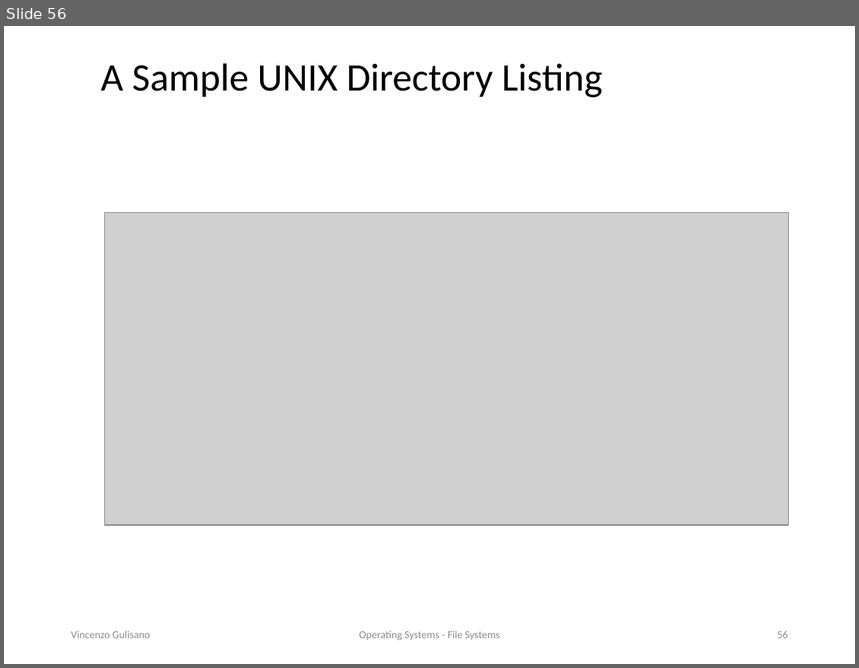
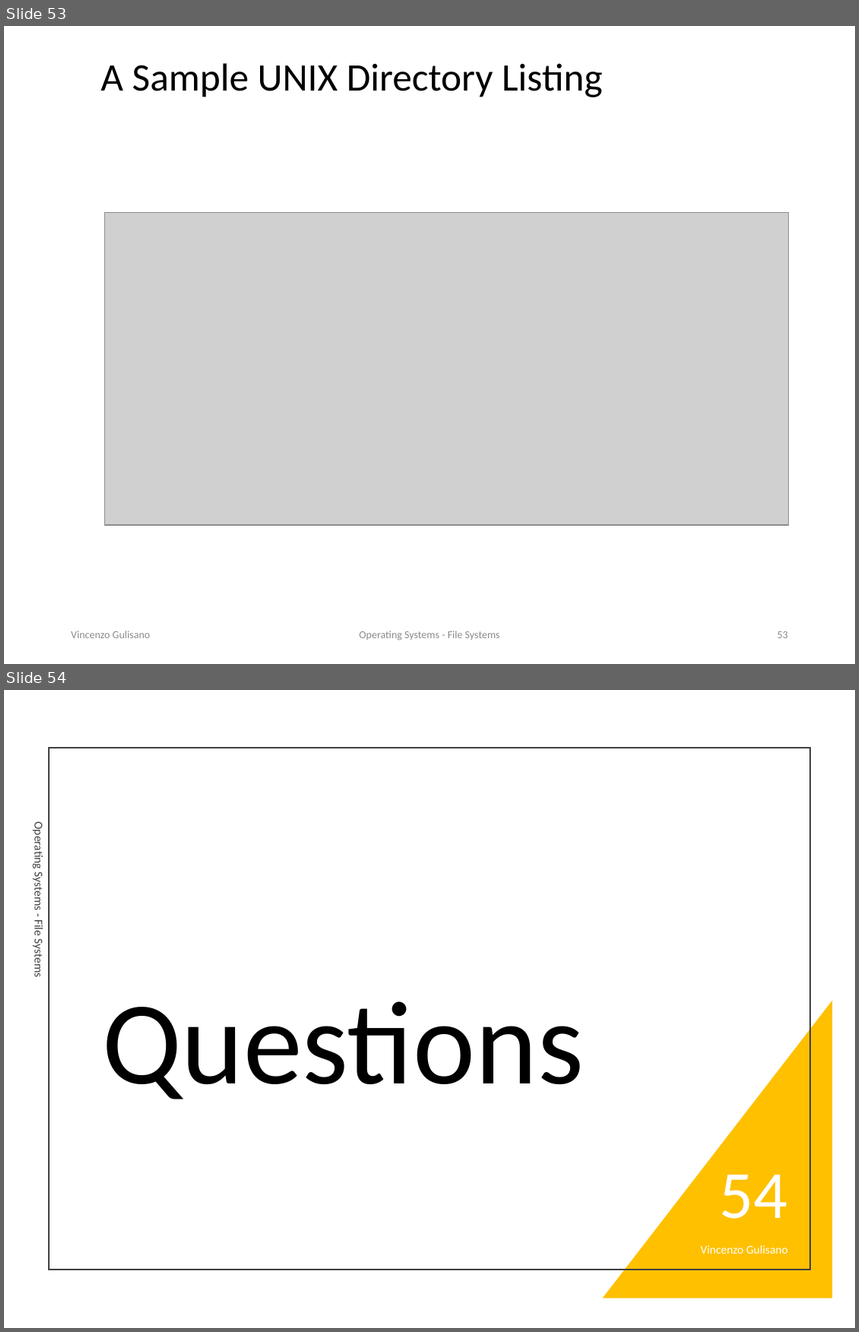
Before and after one commit to vincenzo-gulisano/os_material, a slide deck: slides/file_systems.pptx. Shown one above the other, each under a label of ours: slide 56 before the commit, slides 53 and 54 after it. The pictures are 859x668 and 859x1332 pixels, drawn with LibreOffice and Linux fonts; fonts in the diff are those of the drawing; grey boxes stand for pictures. Boxes give left, top, right and bottom in pixels: in the first picture for what was removed or moved away, otherwise in the second. Text is boxed around its words. In the diff, an @@ line names an element or a change of style, - is before the commit and + after.

Commit message:
changed logo, moved exercises, updated overview for lecture on file systems

```diff
--- a/slides/file_systems.pptx
+++ b/slides/file_systems.pptx
@@ slide 54 added at [4,690,855,1328], background #FFFFFF @@
@@ rectangle added at [49,748,810,1270], outline #404040 1.5 pt @@
@@ text added at [31,827,46,977], 10 pt, text #404040 @@
+Operating Systems - File Systems
@@ title added at [102,1002,584,1100], 100 pt, text #000000 @@
+Questions
@@ right triangle added at [602,1001,832,1299], fill #FFC000 @@
@@ page number added at [720,1175,788,1219], 57 pt, text #FFFFFF @@
+54
@@ text added at [701,1246,788,1254], 10 pt, text #FFFFFF @@
+Vincenzo Gulisano
@@ what was slide 56 is now slide 53 @@
@@ page number at [778,632,788,639]: text changed @@
-56
+53
```
Also in this commit, not shown: 1 slide changed, 3 other slides added, 2 other files.
